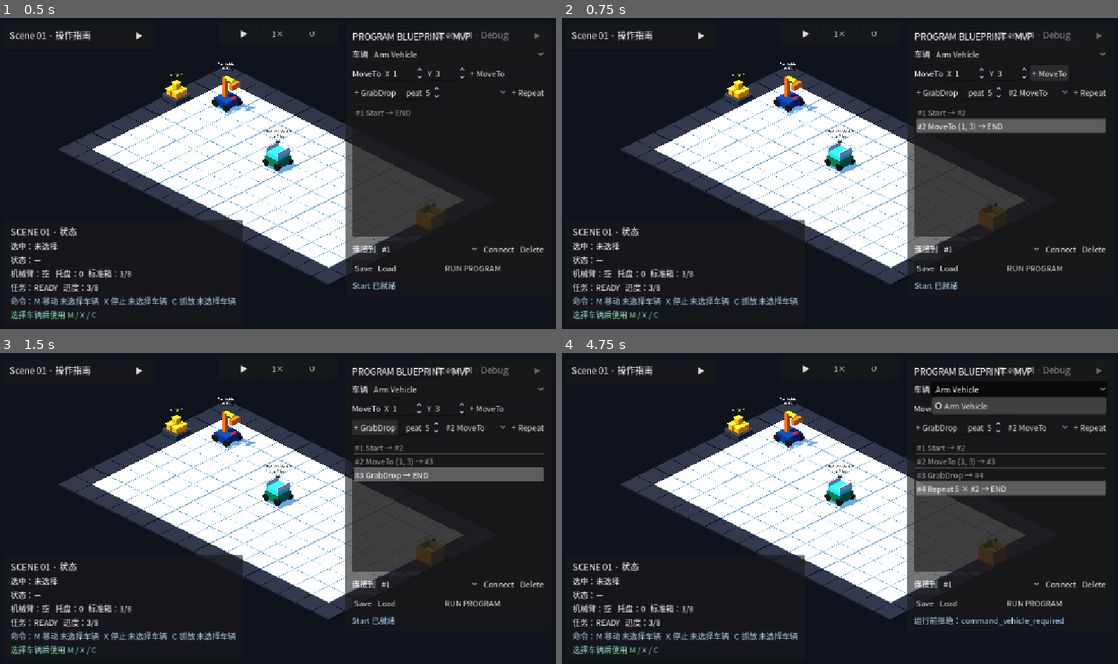
Above: before the commit, frames 1-4 (two rows, left to right).
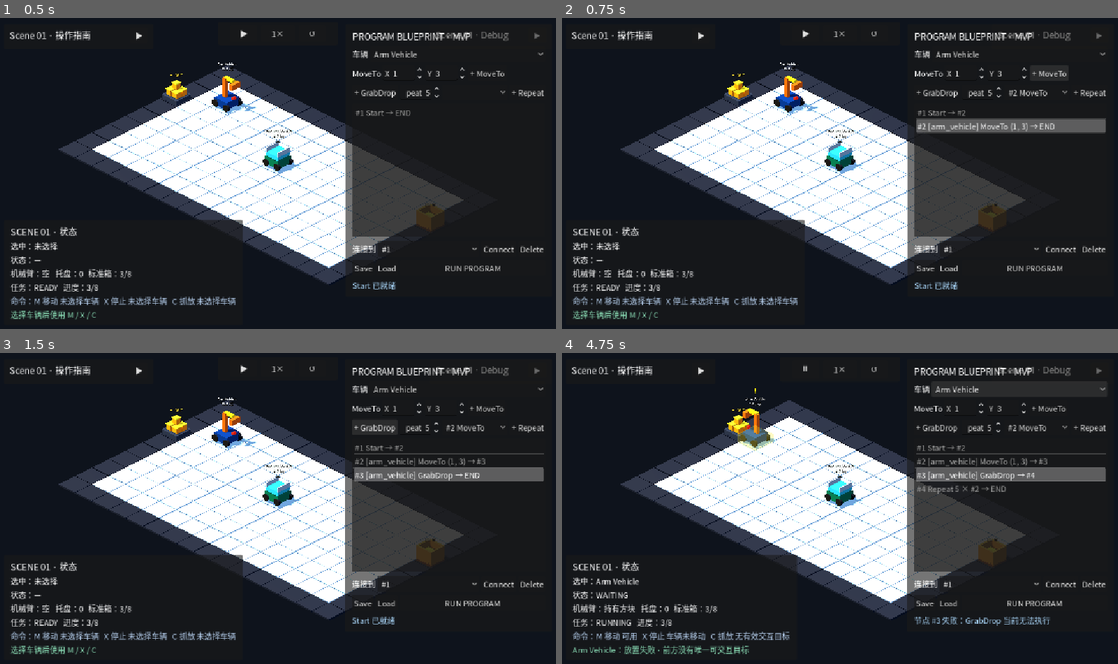
Above: after the commit, the same moments.

Repository: Ri0n72Y/automata
Game: Godot game, scene res://scenes/scene_01/scene_01_basic_packing.tscn
Two runs of this game, one before a commit and one after it. Both use one fixed random seed, a clock stepped at 60 frames per second and the inputs below.
Inputs (mouse positions are in pixels of both pictures, inside the frame that each line leads up to):
- Up to frame 1 (0.5 s): no input
- Up to frame 2 (0.75 s): click "+ MoveTo" at 0.5 s
- Up to frame 3 (1.5 s): click "+ GrabDrop" at 1.25 s
- Up to frame 4 (4.75 s): click "+ Repeat" at 2 s; click "Load" at 2.75 s; click "RUN PROGRAM" at 3.5 s; click (1017, 390) at 4.25 s, where only the run before the commit has a clickable "Arm Vehicle"

Frame 1 is identical in both runs. In frame 2, 0.2% of the frame differs, in the area x 65-89%, y 33-37%; in frame 3, 0.4%; in frame 4, 9.7%, in the area x 1-98%, y 3-98%.
Error before the commit: Invalid access to property or key 'vehicle_id' on a base object of type 'Resource (Scene01Program)'. (res://scripts/scene_01/scene_01_program_ui.gd:87)

Commit message:
[codex]refactor(scene-01): bind editor commands to selected vehicle

Diff:
--- a/scripts/scene_01/scene_01_program_ui.gd
+++ b/scripts/scene_01/scene_01_program_ui.gd
@@ -36,9 +36,7 @@
 
 func _ready() -> void:
 	_runner = get_parent().get_node("SceneRoot/Scene01ProgramRunner") as RunnerScript
-	_vehicle_manager = get_parent().get_node(
-		"SceneRoot/RobotRoot/Scene01VehicleManager"
-	) as VehicleManagerScript
+	_vehicle_manager = get_parent().get_node("SceneRoot/RobotRoot/Scene01VehicleManager") as VehicleManagerScript
 	_program = ProgramScript.new()
 	_program.reset()
 	_bind_ui()
@@ -84,37 +82,37 @@
 			continue
 		_vehicle_option.add_item(vehicle.definition.display_name)
 		_vehicle_option.set_item_metadata(_vehicle_option.item_count - 1, vehicle.get_vehicle_id())
-		if vehicle.get_vehicle_id() == _program.vehicle_id:
-			_vehicle_option.select(_vehicle_option.item_count - 1)
-	_sync_vehicle_id()
-
-
-func _sync_vehicle_id() -> void:
+	if _vehicle_option.item_count > 0:
+		_vehicle_option.select(0)
+
+
+func _selected_vehicle_id() -> StringName:
 	if _vehicle_option.item_count <= 0:
-		return
-	_program.vehicle_id = StringName(_vehicle_option.get_item_metadata(_vehicle_option.selected))
+		return &""
+	return StringName(_vehicle_option.get_item_metadata(_vehicle_option.selected))
 
 
 func _on_vehicle_selected(_index: int) -> void:
-	_sync_vehicle_id()
-	_refresh_capability_buttons()
-	_status_label.text = "程序车辆：%s" % String(_program.vehicle_id)
+	_refresh_capability_buttons()
+	_status_label.text = "命令车辆：%s" % String(_selected_vehicle_id())
 
 
 func _on_add_move() -> void:
 	var node_id := _program.append_node(ProgramScript.NodeType.MOVE_TO)
+	_program.set_command_vehicle(node_id, _selected_vehicle_id())
 	_program.set_move_target(node_id, Vector2i(int(_target_x.value), int(_target_y.value)))
 	_refresh_program_view(node_id)
 
 
 func _on_add_grab() -> void:
 	var node_id := _program.append_node(ProgramScript.NodeType.GRAB_DROP)
+	_program.set_command_vehicle(node_id, _selected_vehicle_id())
 	_refresh_program_view(node_id)
 
 
 func _on_add_repeat() -> void:
 	if _repeat_target_option.item_count <= 0:
-		_status_label.text = "Repeat 需要一个之前的执行节点"
+		_status_label.text = "Repeat 需要一个之前的车辆命令"
 		return
 	var node_id := _program.append_node(ProgramScript.NodeType.REPEAT)
 	var target_id := int(_repeat_target_option.get_item_metadata(_repeat_target_option.selected))
@@ -159,23 +157,21 @@
 		_status_label.text = "程序读取失败"
 		return
 	_program = loaded
-	_populate_vehicles()
 	_refresh_program_view()
 	_refresh_capability_buttons()
 	_status_label.text = "已读取"
 
 
 func _on_run() -> void:
-	_sync_vehicle_id()
 	if _runner.start_program(_program):
 		return
 	if _runner.get_last_error() != &"":
 		_status_label.text = "运行前拒绝：%s" % _reason_text(_runner.get_last_error())
 
 
-func _on_execution_started(vehicle_id: StringName) -> void:
+func _on_execution_started(_vehicle_id: StringName) -> void:
 	_set_editing_enabled(false)
-	_status_label.text = "运行中：%s" % String(vehicle_id)
+	_status_label.text = "全局程序运行中"
 
 
 func _on_node_started(node_id: int, _node_type: int) -> void:
@@ -212,7 +208,7 @@
 		_program_list.set_item_metadata(_program_list.item_count - 1, node_id)
 		_connect_target_option.add_item("#%d" % node_id)
 		_connect_target_option.set_item_metadata(_connect_target_option.item_count - 1, node_id)
-		if node_type != ProgramScript.NodeType.START and node_type != ProgramScript.NodeType.REPEAT:
+		if node_type == ProgramScript.NodeType.MOVE_TO or node_type == ProgramScript.NodeType.GRAB_DROP:
 			_repeat_target_option.add_item("#%d %s" % [node_id, _node_type_name(node_type)])
 			_repeat_target_option.set_item_metadata(_repeat_target_option.item_count - 1, node_id)
 	if select_node_id != ProgramScript.NO_NODE_ID:
@@ -224,11 +220,12 @@
 	var node_type := int(node.get("type", -1))
 	var next_id := int(node.get("next_id", ProgramScript.NO_NODE_ID))
 	var suffix := "END" if next_id == ProgramScript.NO_NODE_ID else "#%d" % next_id
+	var vehicle := String(node.get("vehicle_id", &""))
 	match node_type:
 		ProgramScript.NodeType.MOVE_TO:
-			return "#%d MoveTo %s → %s" % [node_id, str(node.get("target_anchor", Vector2i(-1, -1))), suffix]
+			return "#%d [%s] MoveTo %s → %s" % [node_id, vehicle, str(node.get("target_anchor", Vector2i(-1, -1))), suffix]
 		ProgramScript.NodeType.GRAB_DROP:
-			return "#%d GrabDrop → %s" % [node_id, suffix]
+			return "#%d [%s] GrabDrop → %s" % [node_id, vehicle, suffix]
 		ProgramScript.NodeType.REPEAT:
 			return "#%d Repeat %d × #%d → %s" % [node_id, int(node.get("repeat_count", 1)), int(node.get("repeat_target_id", ProgramScript.NO_NODE_ID)), suffix]
 		_:
@@ -258,13 +255,11 @@
 func _refresh_capability_buttons() -> void:
 	var can_move := false
 	var can_grab_drop := false
-	var vehicle := _vehicle_manager.get_vehicle_by_id(_program.vehicle_id)
+	var vehicle := _vehicle_manager.get_vehicle_by_id(_selected_vehicle_id())
 	if vehicle != null:
 		var definition = AssemblyDefinitionAdapterScript.new().build_definition(vehicle)
 		if definition != null:
-			var compile_result = AssemblyCompilerScript.new().compile(
-				AssemblyCompileRequestScript.new(definition)
-			)
+			var compile_result = AssemblyCompilerScript.new().compile(AssemblyCompileRequestScript.new(definition))
 			if compile_result.is_success():
 				can_move = compile_result.has_capability(AssemblyCapabilitiesScript.CAN_MOVE)
 				can_grab_drop = compile_result.has_capability(AssemblyCapabilitiesScript.GRAB_DROP)
@@ -292,31 +287,18 @@
 
 func _reason_text(reason: StringName) -> String:
 	match reason:
-		&"program_capability_rejected":
-			return "当前装配缺少程序所需能力"
-		&"move_target_required":
-			return "MoveTo 缺少目标格"
-		&"move_target_out_of_bounds":
-			return "MoveTo 目标超出网格"
-		&"move_target_not_walkable":
-			return "MoveTo 目标不可通行"
-		&"invalid_repeat_count":
-			return "Repeat 次数必须为 1–100"
-		&"repeat_target_required", &"invalid_repeat_target":
-			return "Repeat 需要指向之前的执行节点"
-		&"unreachable_node", &"next_cycle", &"missing_next_node":
-			return "程序连接无效"
-		&"move_blocked":
-			return "车辆移动被阻挡"
-		&"no_path":
-			return "目标没有可用路径"
-		&"program_vehicle_missing":
-			return "程序车辆不存在"
-		&"lifecycle_start_rejected":
-			return "场景当前无法开始运行"
-		&"program_already_running":
-			return "程序正在运行"
+		&"program_capability_rejected": return "当前装配缺少程序所需能力"
+		&"command_vehicle_required": return "命令缺少车辆"
+		&"move_target_required": return "MoveTo 缺少目标格"
+		&"move_target_out_of_bounds": return "MoveTo 目标超出网格"
+		&"move_target_not_walkable": return "MoveTo 目标不可通行"
+		&"invalid_repeat_count": return "Repeat 次数必须为 1–100"
+		&"repeat_target_required", &"invalid_repeat_target": return "Repeat 需要指向之前的车辆命令"
+		&"unreachable_node", &"next_cycle", &"missing_next_node": return "程序连接无效"
+		&"move_blocked": return "车辆移动被阻挡"
+		&"no_path": return "目标没有可用路径"
+		&"program_vehicle_missing": return "程序车辆不存在"
+		&"lifecycle_start_rejected": return "场景当前无法开始运行"
+		&"program_already_running": return "程序正在运行"
 		_:
-			if String(reason).begins_with("grab_drop_"):
-				return "GrabDrop 当前无法执行"
-			return String(reason)
+			return "GrabDrop 当前无法执行" if String(reason).begins_with("grab_drop_") else String(reason)
